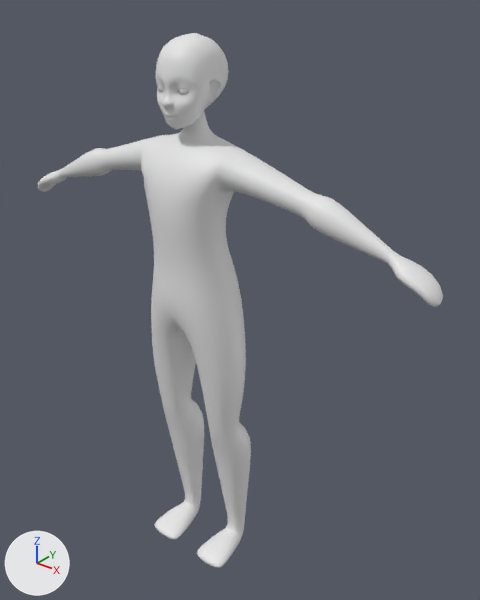
The FBX model Assets/Models/Mateys/standard human.fbx as it was, and as the next commit left it.
Rendered twice from a camera (50 mm lens) standing at (1.205, -1.322, 1.786) and looking at (0.079, 0.085, 0.913). Arrows for +X, +Y and +Z are at lower left; the lights stay in place. Where no turn or scale is listed for an object, it has been applied to the vertices.

The first picture shows 'body', 'retopology'.
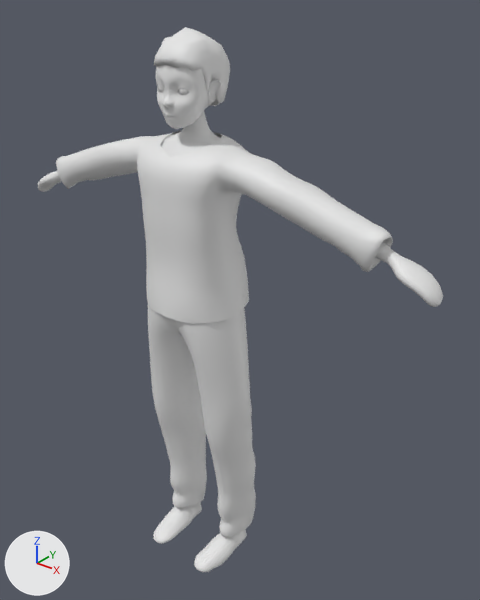
Changed parts and their boxes [x1, y1, x2, y2] in the pictures (480 x 600 px):
```json
{"object": "body", "change": "reshaped", "before": [38, 112, 443, 568], "after": [38, 112, 443, 307], "on screen": "57% shorter"}
{"object": "shirt", "change": "added", "after": [56, 130, 393, 324]}
{"object": "pants", "change": "added", "after": [148, 289, 256, 537]}
{"object": "hair", "change": "added", "after": [154, 27, 230, 106]}
{"object": "shoes", "change": "added", "after": [153, 502, 247, 572]}
{"part": 1, "of": "me_plane_001", "change": "deleted", "before": [66, 139, 373, 568]}
{"part": 2, "of": "me_plane", "change": "deleted", "before": [159, 33, 229, 95]}
```

The change, as JSON lines over the scene's bpy script:
```json
{"block": "me_plane_001", "where": "# used by ob_body; location = (0.0, 0.0, 0.0)"}
{"op": "remove", "block": "me_plane_001", "code": "me_plane_001.from_pydata(...)  # 3658 vertices, 3656 faces; spans x -0.721..0.721, y -0.136..0.091, z 0.006..1.503"}
{"op": "add", "block": "me_plane_001", "code": "me_plane_001.from_pydata(...)  # 1124 vertices, 1080 faces; spans x -0.721..0.721, y -0.131..0.071, z 1.122..1.503"}
{"block": "me_plane_001", "change": "me_plane_001 part 1: 2534 vertices removed from x -0.547..0.527, y -0.136..0.091, z 0.006..1.365"}
{"block": "me_plane", "where": "# used by ob_retopology; location = (0.0, -0.012, 1.562)"}
{"op": "remove", "block": "me_plane", "code": "me_plane.from_pydata(...)  # 679 vertices, 716 faces; spans x -0.076..0.075, y -0.105..0.098, z -0.126..0.098"}
{"op": "add", "block": "me_plane", "code": "me_plane.from_pydata(...)  # 564 vertices, 568 faces; spans x -0.076..0.075, y -0.105..0.047, z -0.126..0.055"}
{"block": "me_plane", "change": "me_plane part 2"}
{"block": "me_plane", "change": "115 vertices are removed from x -0.073..0.073, y -0.068..0.098, z -0.06..0.098"}
{"block": "me_plane", "change": "148 faces are deleted"}
{"op": "add", "block": "me_plane_007", "code": ["me_plane_007 = bpy.data.meshes.new('Plane.007')", "me_plane_007.from_pydata(...)  # 690 vertices, 672 faces; spans x -0.147..0.147, y -0.162..0.071, z 0.006..0.106"]}
{"op": "add", "block": "me_plane_004", "code": ["me_plane_004 = bpy.data.meshes.new('Plane.004')", "me_plane_004.from_pydata(...)  # 1115 vertices, 1092 faces; spans x -0.183..0.183, y -0.141..0.114, z 0.076..1.018"]}
{"op": "add", "block": "me_plane_010", "code": ["me_plane_010 = bpy.data.meshes.new('Plane.010')", "me_plane_010.from_pydata(...)  # 370 vertices, 418 faces; spans x -0.085..0.085, y -0.103..0.101, z -0.083..0.113"]}
{"op": "add", "block": "me_plane_002", "code": ["me_plane_002 = bpy.data.meshes.new('Plane.002')", "me_plane_002.from_pydata(...)  # 1336 vertices, 1308 faces; spans x -0.585..0.585, y -0.151..0.116, z 0.925..1.411"]}
{"op": "add", "block": "ob_shoes", "code": ["ob_shoes = bpy.data.objects.new('shoes', me_plane_007)", "ob_shoes.location = (0.0, 0.0, 0.0)"]}
{"op": "add", "block": "ob_pants", "code": ["ob_pants = bpy.data.objects.new('pants', me_plane_004)", "ob_pants.location = (0.0, 0.0, 0.0)"]}
{"op": "add", "block": "ob_hair", "code": ["ob_hair = bpy.data.objects.new('hair', me_plane_010)", "ob_hair.location = (0.0, -0.012, 1.562)"]}
{"op": "add", "block": "ob_shirt", "code": ["ob_shirt = bpy.data.objects.new('shirt', me_plane_002)", "ob_shirt.location = (0.0, 0.0, 0.0)"]}
```
